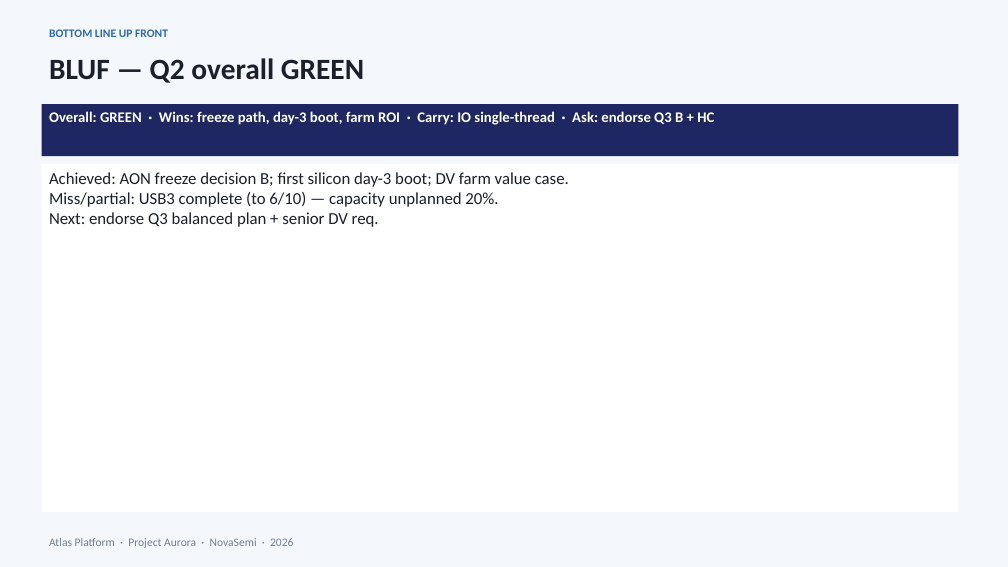
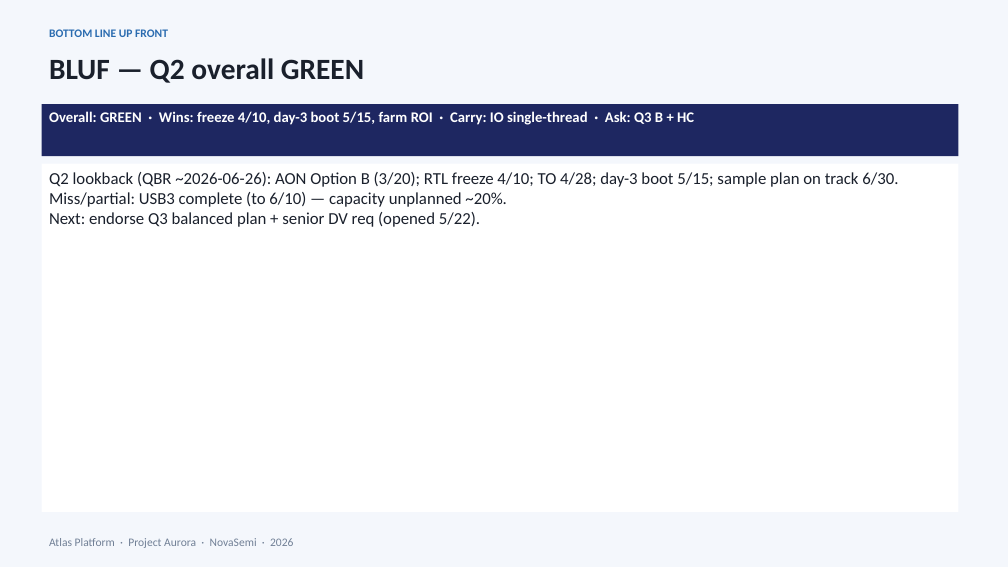
Before and after one commit to peter0749/MindsetMD, a slide deck: slide 2 of skills/presentations/assets/pptx/examples/09-period-end-review.pptx. Drawn at 1008x567 pixels with LibreOffice and Linux fonts; fonts in the diff are those of the drawing. Boxes give left, top, right and bottom in pixels: in the first picture for what was removed or moved away, otherwise in the second. Text is boxed around its words. In the diff, an @@ line names an element or a change of style, - is before the commit and + after.

Commit message:
Fix Aurora example timeline coherence across decks 01-09
Resequence freeze (4/10) before silicon (5/12) and farm-ROI lagging
KPIs before ask-by (5/30). Add AURORA_TIMELINE anchors and regression
tests that fail on freeze-held-after-ask and 01/02 chronology bugs.

```diff
--- a/skills/presentations/assets/pptx/examples/09-period-end-review.pptx
+++ b/skills/presentations/assets/pptx/examples/09-period-end-review.pptx
@@ text in rectangle at bbox=[49, 111, 694, 125]: text changed @@
-Overall: GREEN · Wins: freeze path, day-3 boot, farm ROI · Carry: IO single-thread · Ask: endorse Q3 B + HC
+Overall: GREEN · Wins: freeze 4/10, day-3 boot 5/15, farm ROI · Carry: IO single-thread · Ask: Q3 B + HC
@@ text in rectangle at bbox=[49, 172, 898, 227]: text changed @@
-Achieved: AON freeze decision B; first silicon day-3 boot; DV farm value case.
-Miss/partial: USB3 complete (to 6/10) — capacity unplanned 20%.
-Next: endorse Q3 balanced plan + senior DV req.
+Q2 lookback (QBR ~2026-06-26): AON Option B (3/20); RTL freeze 4/10; TO 4/28; day-3 boot 5/15; sample plan on track 6/30.
+Miss/partial: USB3 complete (to 6/10) — capacity unplanned ~20%.
+Next: endorse Q3 balanced plan + senior DV req (opened 5/22).
```
Also in this commit, not shown: 2 other slides changed, 20 other files.
